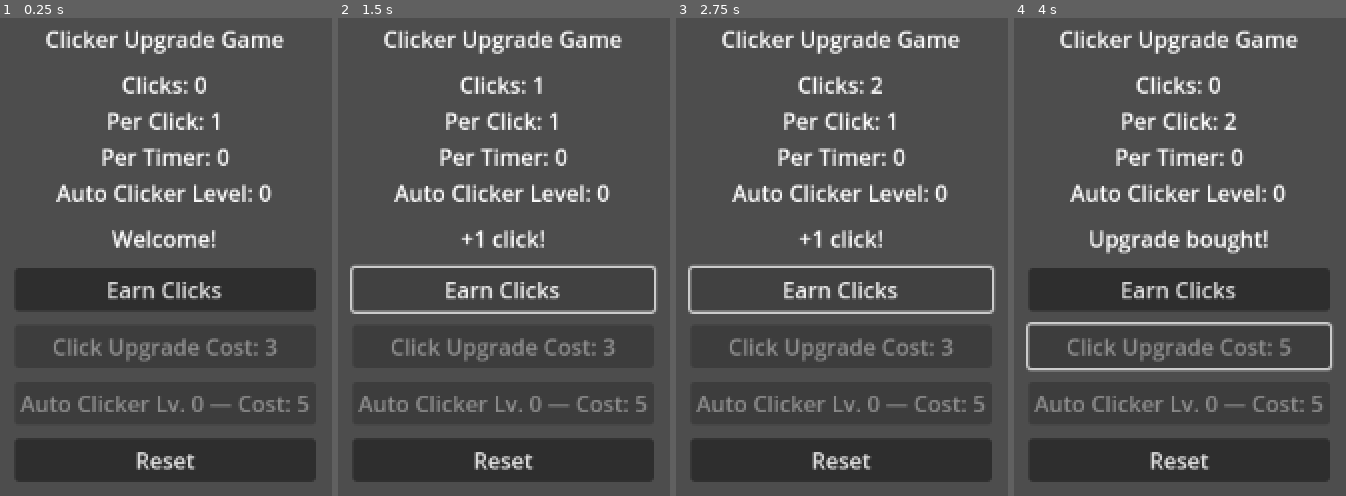
Above: before the commit, frames 1-4 (left to right).
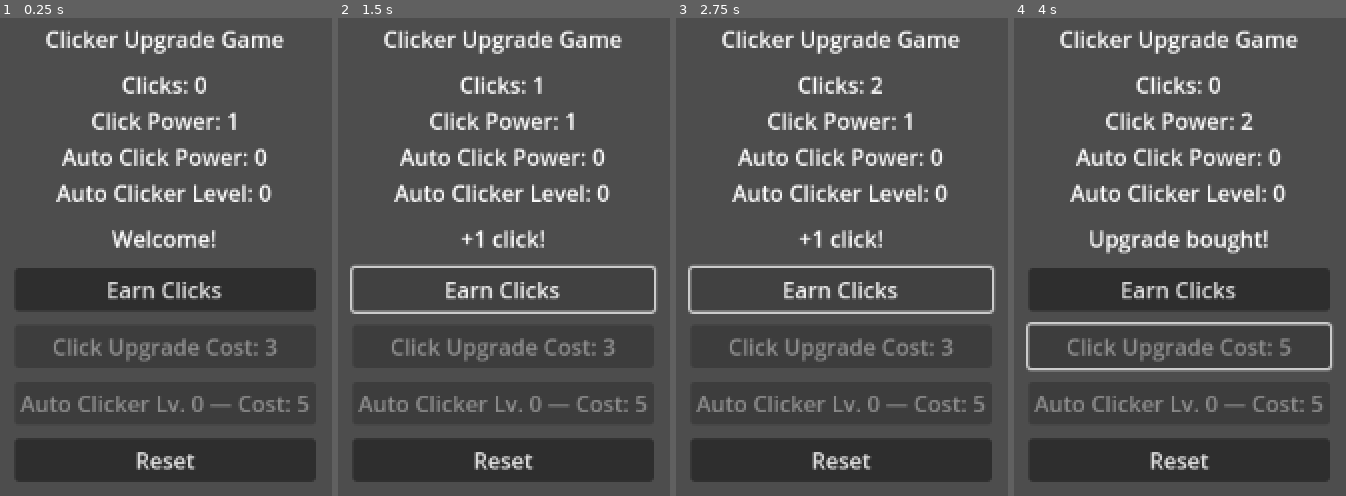
Above: after the commit, the same moments.

Repository: fehudma/godot_projects
Game: Godot game, scene res://Scenes/main.tscn
Two runs of this game, one before a commit and one after it. Both use one fixed random seed, a clock stepped at 60 frames per second and the inputs below.
Inputs:
- Up to frame 1 (0.25 s): no input
- Up to frame 2 (1.5 s): click "Reset" at 0.5 s; click "Earn Clicks" at 1.25 s
- Up to frame 3 (2.75 s): click "Earn Clicks" at 2 s
- Up to frame 4 (4 s): click "Earn Clicks" at 2.75 s; click "Click Upgrade Cost: 3" at 3.5 s

The runs differ from the first frame. In frame 1, 2.3% of the frame differs, in the area x 18-81%, y 19-31%; in frame 2, 2.3%; in frame 3, 2.3%; in frame 4, 2.4%.

Commit message:
Move reset values into a separate function

Diff:
--- a/Scripts/main.gd
+++ b/Scripts/main.gd
@@ -42,7 +42,7 @@
 func update_stats_label() -> void:
 	print("Clicks: ", clicks)
 	#stats_label.text = "Clicks: " + str(clicks)
-	stats_label.text = "Clicks: " + str(clicks) + "\nPer Click: " + str(clicks_per_click) + "\nPer Timer: " + str(passive_clicks_per_tick) + "\nAuto Clicker Level: " + str(auto_clicker_level)
+	stats_label.text = "Clicks: " + str(clicks) + "\nClick Power: " + str(clicks_per_click) + "\nAuto Click Power: " + str(passive_clicks_per_tick) + "\nAuto Clicker Level: " + str(auto_clicker_level)
 #
 func update_upgrade_button() -> void:
 	upgrade_button.text = "Click Upgrade Cost: " + str(upgrade_cost)
@@ -61,6 +61,17 @@
 
 func earn_passive_clicks() -> void:
 	clicks += passive_clicks_per_tick
+
+func reset_game_values() -> void:
+	clicks = STARTING_CLICKS
+	clicks_per_click = STARTING_CLICKS_PER_CLICK
+	upgrade_cost= STARTING_UPGRADE_COST
+	upgrade_modifier= STARTING_UPGRADE_LEVEL
+	#timeout_count = STARTING_TIMEOUT_COUNT
+	passive_clicks_per_tick = STARTING_PASSIVE_CLICKS_PER_TICK
+	auto_clicker_cost= AUTO_CLICKER_COST_START
+	auto_clicker_level = STARTING_AUTO_CLICKER_LEVEL
+	#print("Timer tick reset! Total counts: ", timeout_count)
 #========================================
 # initialize custom signal and on-click functionality
 func _ready() -> void:
@@ -90,16 +101,8 @@
 		message_label.text = "Not enough clicks!"
 
 func _on_reset_button_pressed() -> void:
-	clicks = STARTING_CLICKS
-	clicks_per_click = STARTING_CLICKS_PER_CLICK
-	upgrade_cost= STARTING_UPGRADE_COST
-	upgrade_modifier= STARTING_UPGRADE_LEVEL
-	#timeout_count = STARTING_TIMEOUT_COUNT
-	passive_clicks_per_tick = STARTING_PASSIVE_CLICKS_PER_TICK
-	auto_clicker_cost= AUTO_CLICKER_COST_START
-	auto_clicker_level = STARTING_AUTO_CLICKER_LEVEL
+	reset_game_values()
 	stop_passive_income_timer()
-	#print("Timer tick reset! Total counts: ", timeout_count)
 	message_label.text = "Game Reset."
 	update_ui()
 
